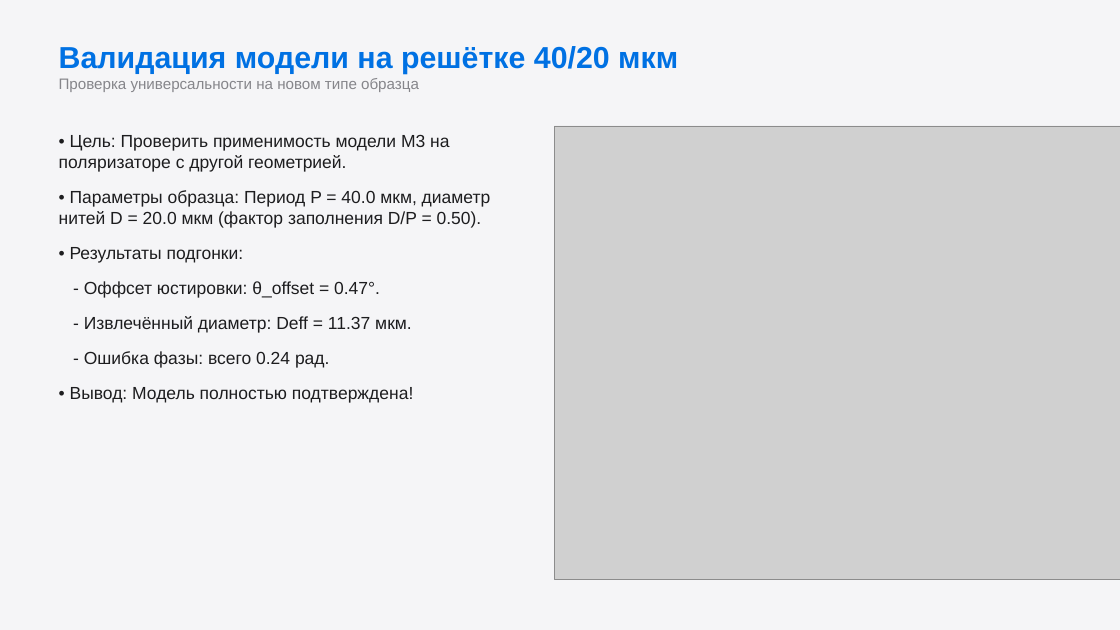
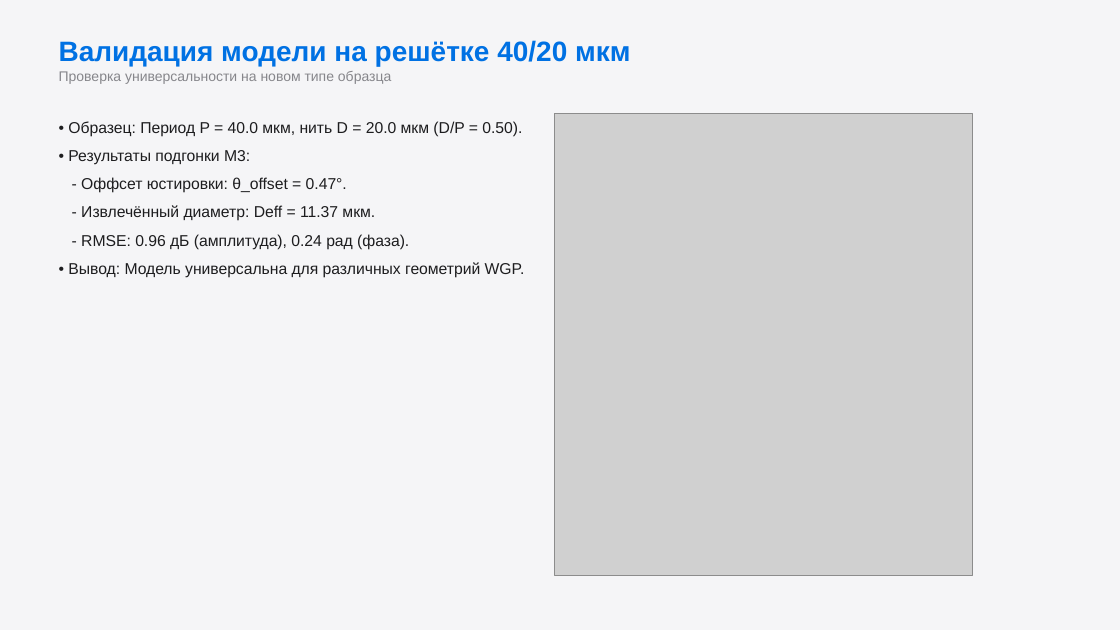
Before and after one commit to brattri3/THz-Unified-Optimizer, a slide deck: slide 5 of docs/artifacts/presentation_v2.pptx. Drawn at 1120x630 pixels with LibreOffice and Linux fonts; fonts in the diff are those of the drawing; grey boxes stand for pictures. Boxes give left, top, right and bottom in pixels: in the first picture for what was removed or moved away, otherwise in the second. Text is boxed around its words. In the diff, an @@ line names an element or a change of style, - is before the commit and + after.

Commit message:
Уменьшен размер шрифта и полей в презентации, полностью устранено вылезание текста

```diff
--- a/docs/artifacts/presentation_v2.pptx
+++ b/docs/artifacts/presentation_v2.pptx
@@ text "Валидация модели на решётке 40/20 ..." at (x1=59, y1=40, x2=630, y2=84): size 26 to 24 pt in "Валидация модели на решётке 40/20 мкм"; size 13 to 12 pt in "Проверка универсальности на новом типе образца" @@
@@ text "• Образец: Период P = ..." moved from (x1=59, y1=135, x2=491, y2=403) to (x1=68, y1=121, x2=525, y2=278) @@
@@ picture resized from (x1=555, y1=126, x2=1120, y2=580) to (x1=555, y1=113, x2=973, y2=576) @@
@@ text at (x1=68, y1=121, x2=522, y2=165): text changed; size 15 to 13.5 pt @@
-• Цель: Проверить применимость модели M3 на поляризаторе с другой геометрией.
-• Параметры образца: Период P = 40.0 мкм, диаметр нитей D = 20.0 мкм (фактор заполнения D/P = 0.50).
-• Результаты подгонки:
+• Образец: Период P = 40.0 мкм, нить D = 20.0 мкм (D/P = 0.50).
+• Результаты подгонки M3:
@@ text at (x1=81, y1=177, x2=375, y2=221): size 15 to 13.5 pt in "- Оффсет юстировки: θ_offset = 0.47°.", "- Извлечённый диаметр: Deff = 11.37 мкм."; less space between paragraphs @@
@@ text at (x1=68, y1=234, x2=525, y2=278): text changed; size 15 to 13.5 pt @@
-- Ошибка фазы: всего 0.24 рад.
-• Вывод: Модель полностью подтверждена!
+- RMSE: 0.96 дБ (амплитуда), 0.24 рад (фаза).
+• Вывод: Модель универсальна для различных геометрий WGP.
```
Also in this commit, not shown: 8 other slides changed, 4 other files.
